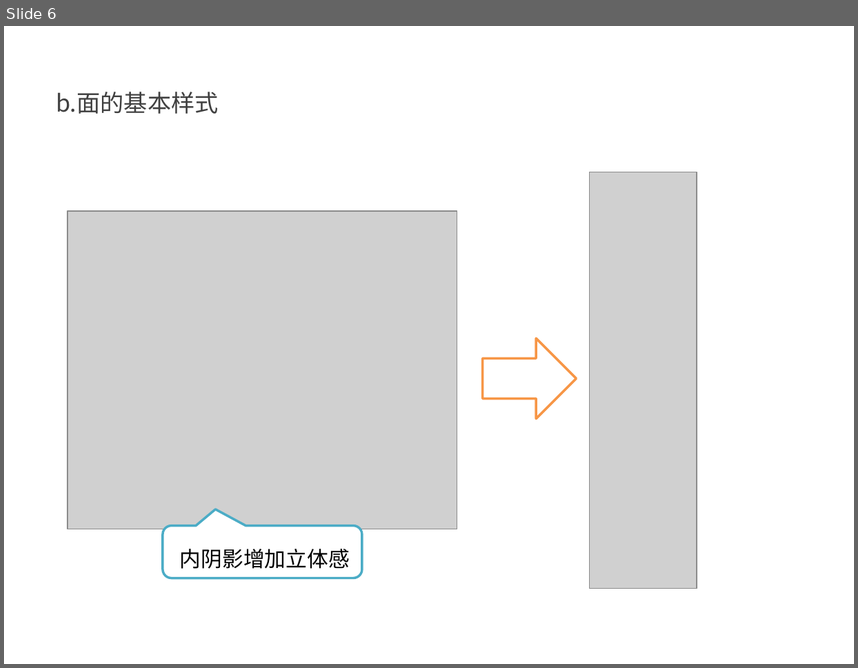
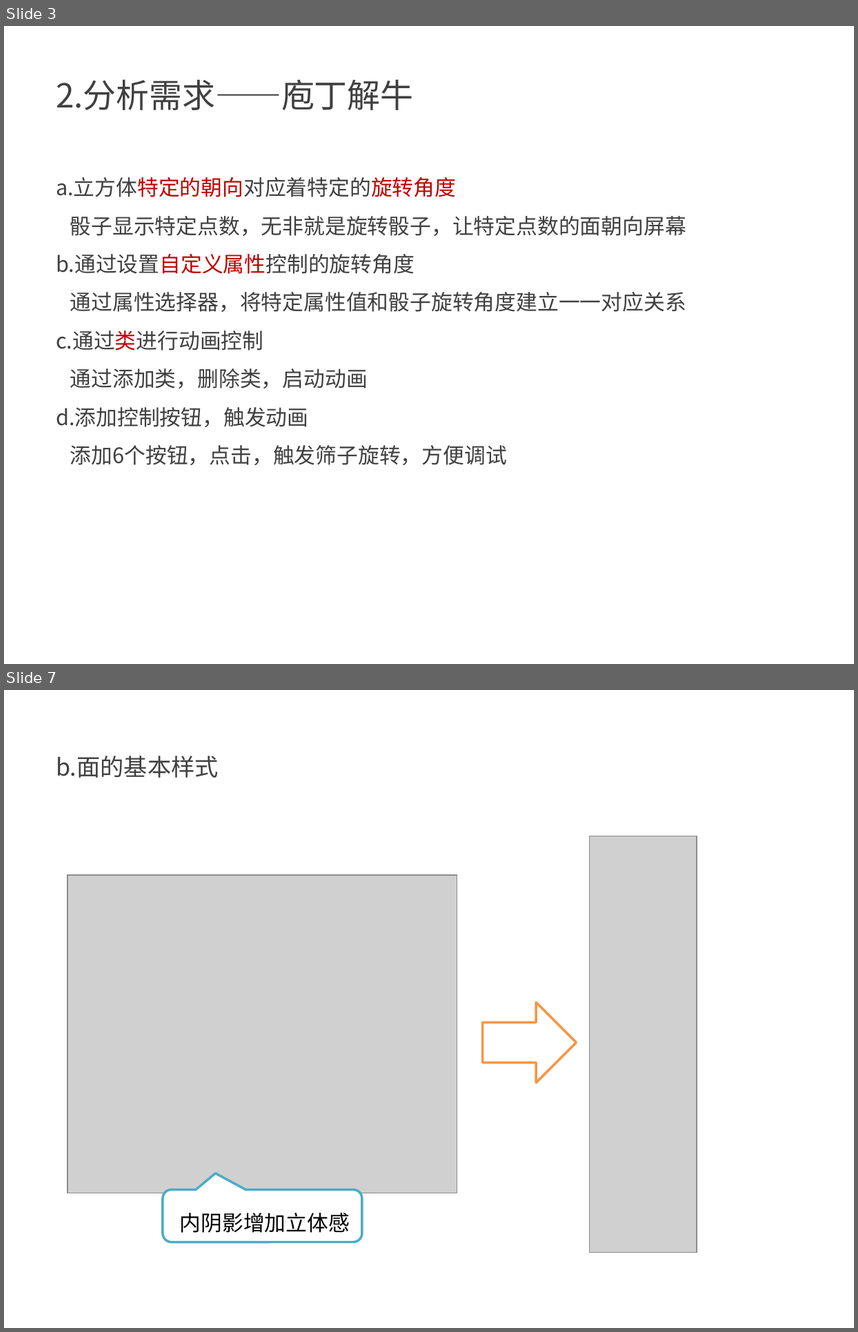
Before and after one commit to kong66/webAni, a slide deck: 3-dice2/dice.pptx. Shown one above the other, each under a label of ours: slide 6 before the commit, slides 3 and 7 after it; the slides between them are not shown. The pictures are 858x668 and 858x1332 pixels, drawn with LibreOffice and Linux fonts; fonts in the diff are those of the drawing; grey boxes stand for pictures. Boxes give left, top, right and bottom in pixels: in the first picture for what was removed or moved away, otherwise in the second. Text is boxed around its words. In the diff, an @@ line names an element or a change of style, - is before the commit and + after.

```diff
--- a/3-dice2/dice.pptx
+++ b/3-dice2/dice.pptx
@@ slide 3 added at <box>4,26,854,664</box>, background #FFFFFF @@
@@ text added at <box>56,79,413,110</box>, 28 pt, text #404040 @@
+2.分析需求——庖丁解牛
@@ text added at <box>56,177,686,465</box>, 18 pt, text #404040 @@
+a.立方体特定的朝向对应着特定的旋转角度
+骰子显示特定点数，无非就是旋转骰子，让特定点数的面朝向屏幕
+b.通过设置自定义属性控制的旋转角度
+通过属性选择器，将特定属性值和骰子旋转角度建立一一对应关系
+c.通过类进行动画控制
+通过添加类，删除类，启动动画
+d.添加控制按钮，触发动画
+添加6个按钮，点击，触发筛子旋转，方便调试
@@ what was slide 6 is now slide 7 @@
```
Also in this commit, not shown: 2 slides changed, 3 other slides added, 3 slides removed, 3 other files.
